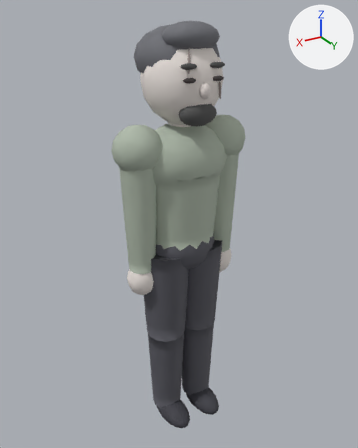
The glTF model assets/roster/models/ihwan_a.glb as it was, and as the next commit left it.
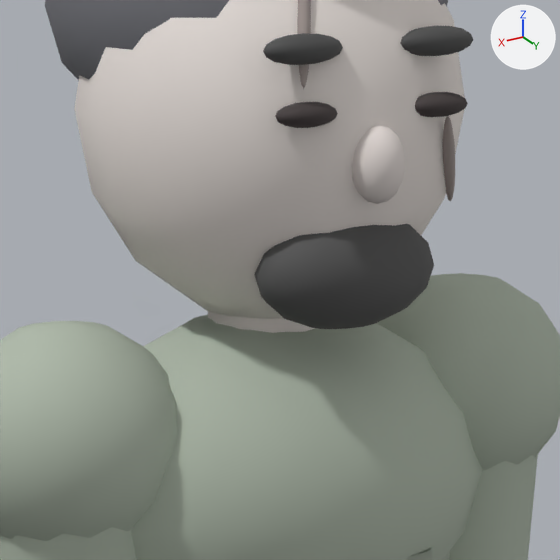
Each version appears first whole from a 50 mm lens placed at (1.1, 1.809, 1.954), pointed at (-0.011, -0.042, 1.029), and next in a close-up on the part from 35% to 68% of the width and 12% to 39% of the height. Lighting does not change. The marker at upper right points along +X, +Y and +Z. The first two pictures are the older version. Vertices at exactly the same position are counted once.

Before the edit, the objects in view are built like this:
```python
me_mesh_0 = bpy.data.meshes.new('Mesh_0')
me_mesh_0.from_pydata(...)  # 2771 vertices, 5414 faces; spans x -0.32..0.32, y -0.21..0.19, z -0.02..1.92
me_mesh_0.materials.append(mat_material_0)
ob_body = bpy.data.objects.new('Body', me_mesh_0)
ob_body.location = (0.0, 0.0, 0.0)
```
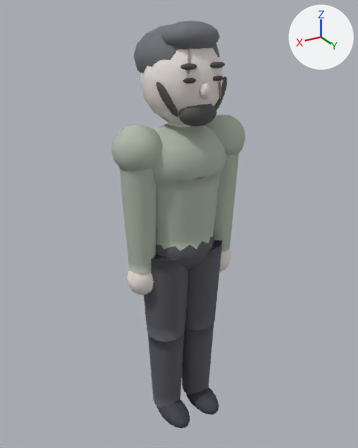
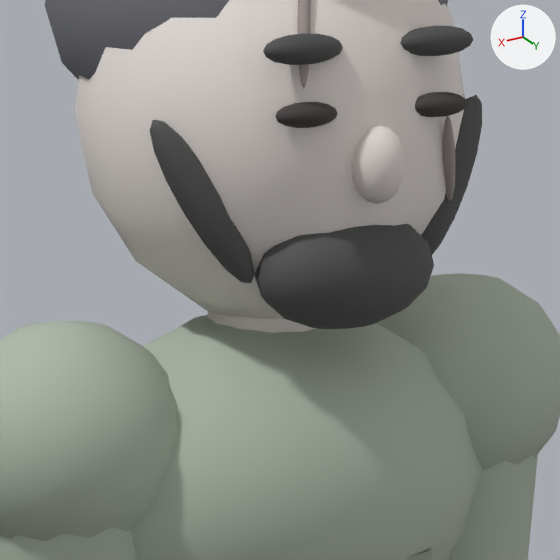
What differs and where, as boxes [x1, y1, x2, y2] in the close-ups (560 x 560 px):
part 1 of me_mesh_0, added: after [150, 120, 255, 283]
part 2 of me_mesh_0, built on: before [446, 191, 454, 201]; after [421, 95, 482, 255]

The change in detail:
me_mesh_0 is used by ob_body; location (0.0, 0.0, 0.0).
me_mesh_0 had 2771 vertices, 5414 faces and spanned x -0.32..0.32, y -0.21..0.19, z -0.02..1.92.
me_mesh_0 now has 2915 vertices, 5694 faces and spans x -0.32..0.32, y -0.21..0.19, z -0.02..1.92.
me_mesh_0 part 1: the loose piece of 72 vertices spanning x 0.04..0.07, y 0.12..0.16, z 1.73..1.83 is copied, and the copy is multiplied about its middle by the matrix ((2.702, 0.006, 1.484), (-0.234, 3.238, 0.94), (-1.967, 0.01, 0.952)), then moved by (0.07, -0.05, -0.14); it spans x 0.08..0.17, y 0.07..0.12, z 1.57..1.7.
Part 2, on me_mesh_0:
23 faces are deleted.
72 vertices are added at x -0.17..-0.08, y 0.07..0.12, z 1.57..1.7.
163 new faces join them.
